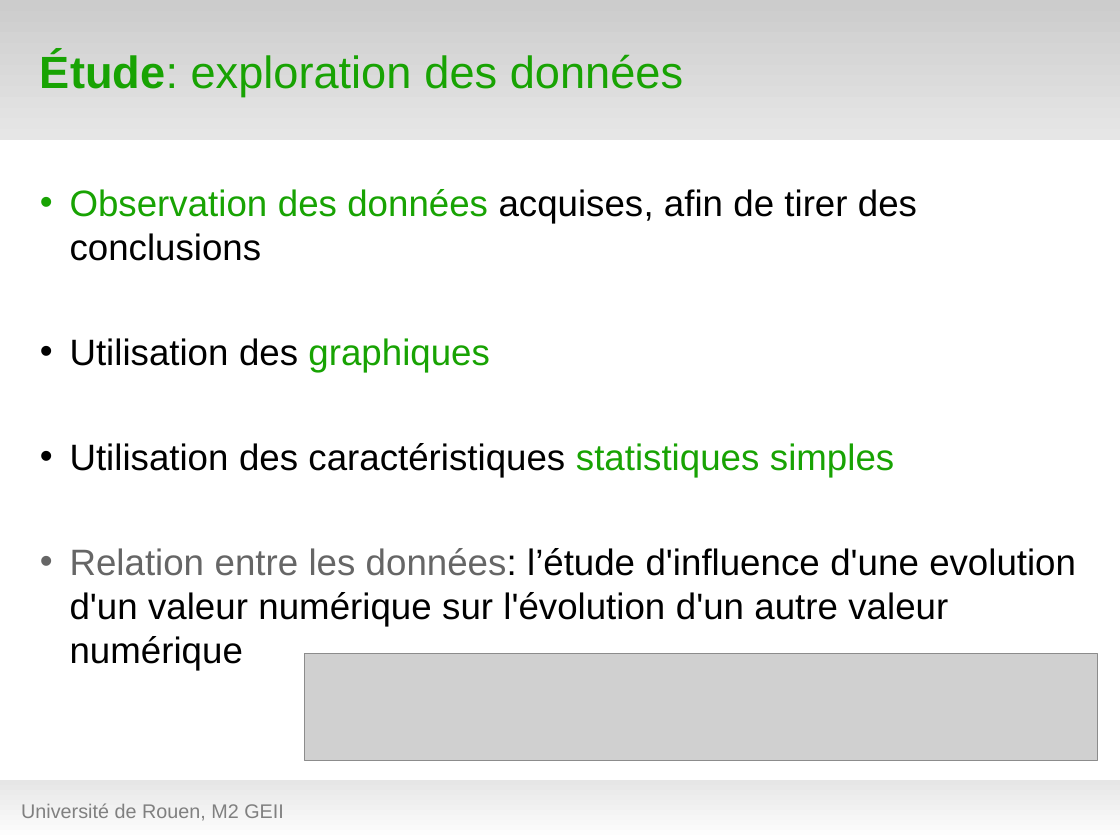
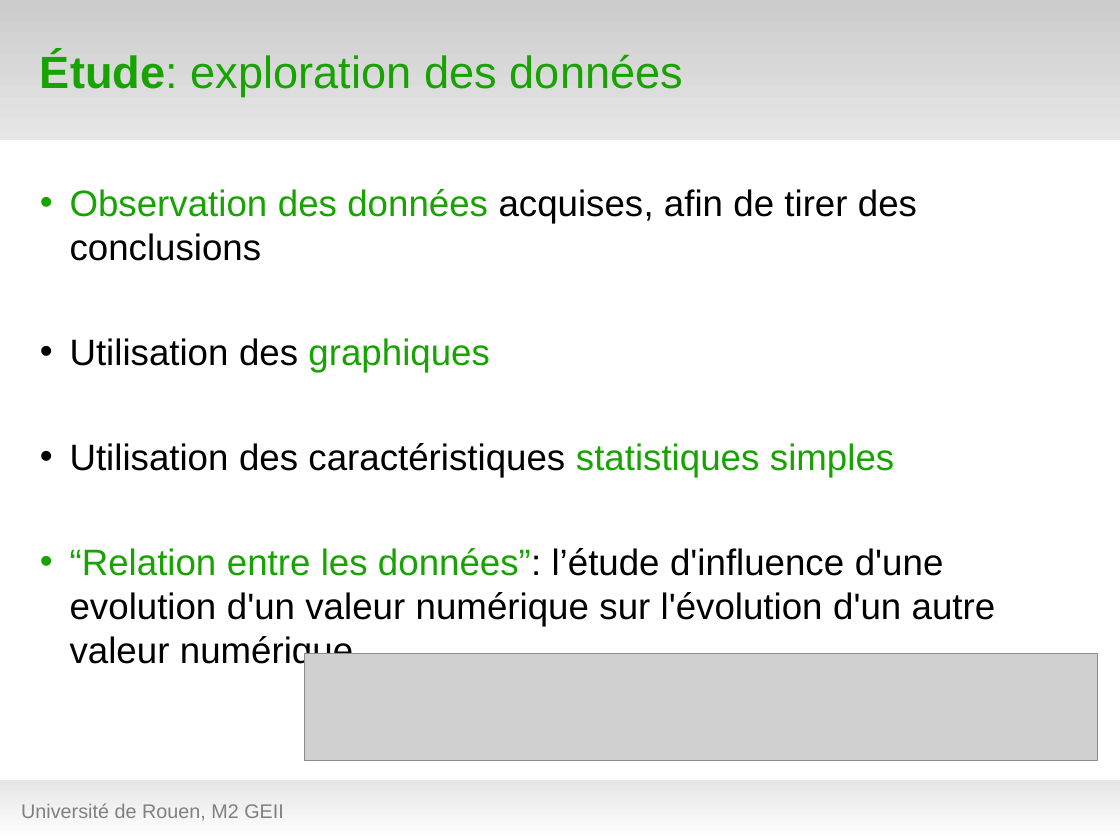
Before and after one commit to hanzenok/dataexp, a slide deck: slide 12 of presentation/test_green7.odp (slide 10 before the commit). Drawn at 1120x840 pixels with LibreOffice and Linux fonts; fonts in the diff are those of the drawing; grey boxes stand for pictures; background and template pictures are left out. Boxes give left, top, right and bottom in pixels: in the first picture for what was removed or moved away, otherwise in the second. Text is boxed around its words. In the diff, an @@ line names an element or a change of style, - is before the commit and + after.

```diff
--- a/presentation/test_green7.odp
+++ b/presentation/test_green7.odp
@@ text at (70,548,996,670): text changed @@
-• Relation entre les données: l’étude d'influence d'une evolution d'un valeur numérique sur l'évolution d'un autre valeur numérique
+• “Relation entre les données”: l’étude d'influence d'une evolution d'un valeur numérique sur l'évolution d'un autre valeur numérique
```
Also in this commit, not shown: 7 other slides changed, 3 slides added, 1 other file.
